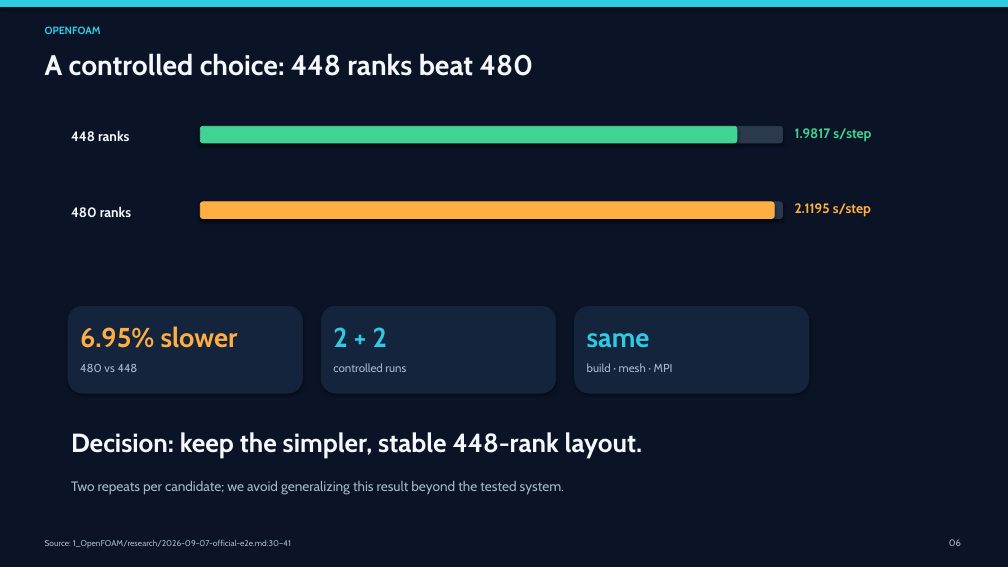
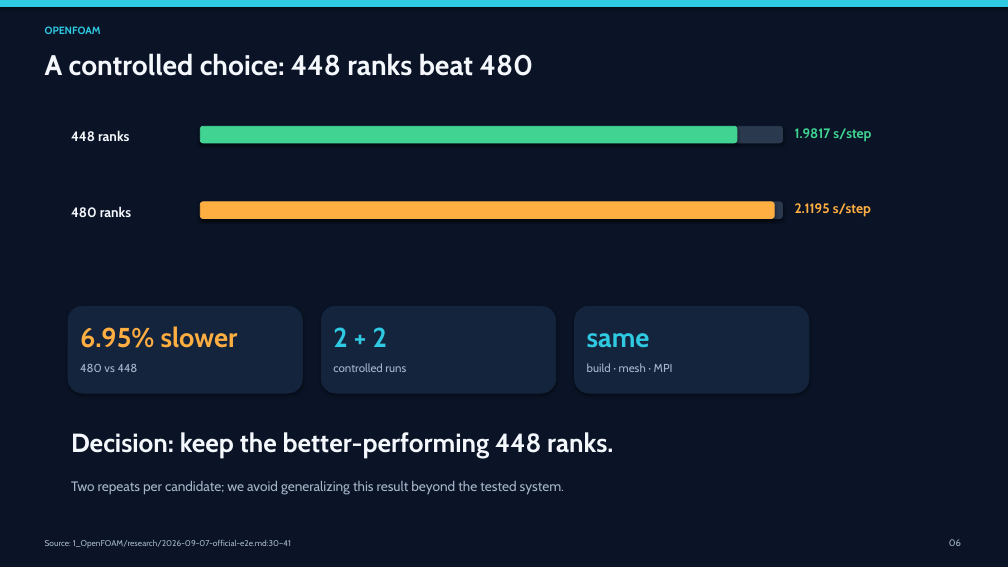
Before and after one commit to 2026-APAC-HPC-AI-Tokyo-Rapids/1_OpenFOAM, a slide deck: slide 6 of presentation/team_presentation.pptx. Drawn at 1008x567 pixels with LibreOffice and Linux fonts; fonts in the diff are those of the drawing. Boxes give left, top, right and bottom in pixels: in the first picture for what was removed or moved away, otherwise in the second. Text is boxed around its words. In the diff, an @@ line names an element or a change of style, - is before the commit and + after.

```diff
--- a/presentation/team_presentation.pptx
+++ b/presentation/team_presentation.pptx
@@ text at (71, 432, 613, 458): text changed @@
-Decision: keep the simpler, stable 448-rank layout.
+Decision: keep the better-performing 448 ranks.
```
Also in this commit, not shown: 5 other slides changed, 1 slide added, 1 slide removed.
